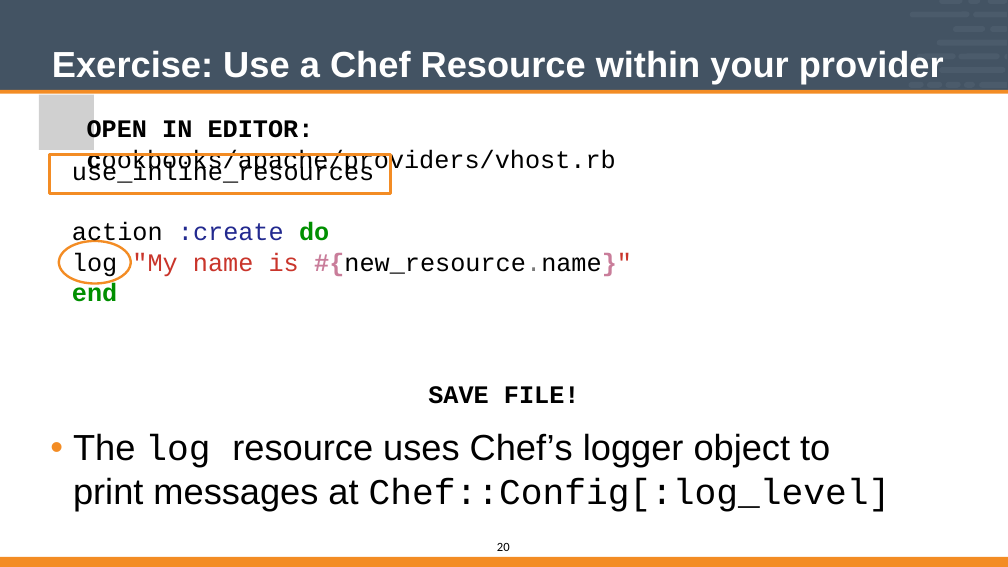
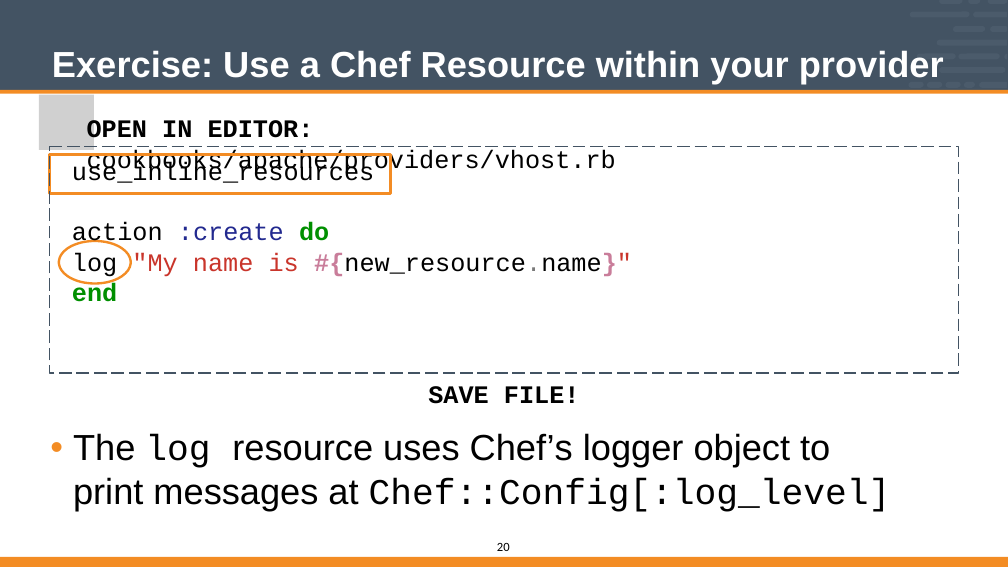
Before and after one commit to vinyar/chef-intermediate, a slide deck: slide 20 of Modules/04-Chef_Intermediate.pptx. Drawn at 1008x567 pixels with LibreOffice and Linux fonts; fonts in the diff are those of the drawing; grey boxes stand for pictures. Boxes give left, top, right and bottom in pixels: in the first picture for what was removed or moved away, otherwise in the second. Text is boxed around its words. In the diff, an @@ line names an element or a change of style, - is before the commit and + after.

Commit message:
Updated Custom Resources (04)
* Removed all smart quotes
* Removed all slide title drop shadows
* Fixed the code formatting on a large number of slides
* Fixed layout of "Open In Editor" for code slides
* Fixed code formatting across a large number of slides

This section is absolutely ugly.

```diff
--- a/Modules/04-Chef_Intermediate.pptx
+++ b/Modules/04-Chef_Intermediate.pptx
@@ text "OPEN IN EDITOR: cookbooks/apache/providers/vhost.rb" at <box>87,119,616,176</box>: letter spacing -10.7 to 0 pt, bold off in "cookbooks/apache/providers/vhost.rb" @@
@@ freeform shape added at <box>50,146,959,373</box>, outline #435363 2 pt dashed @@
```
Also in this commit, not shown: 17 other slides changed.
